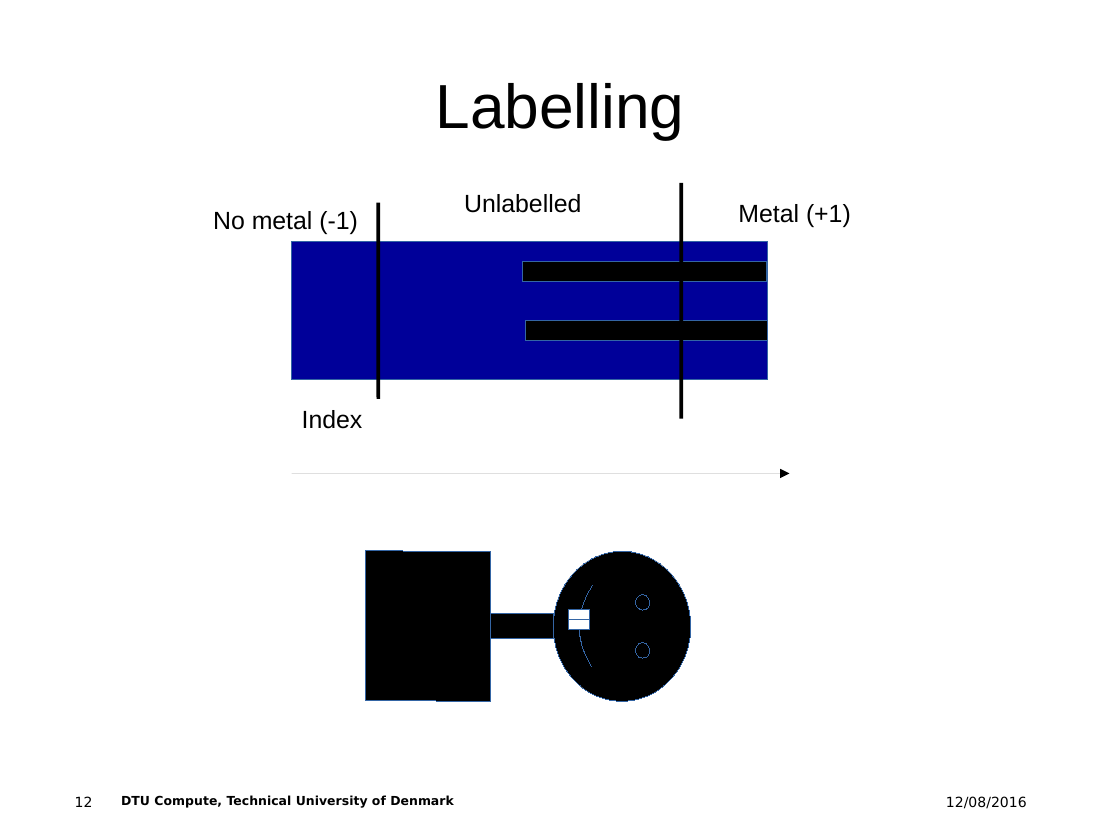
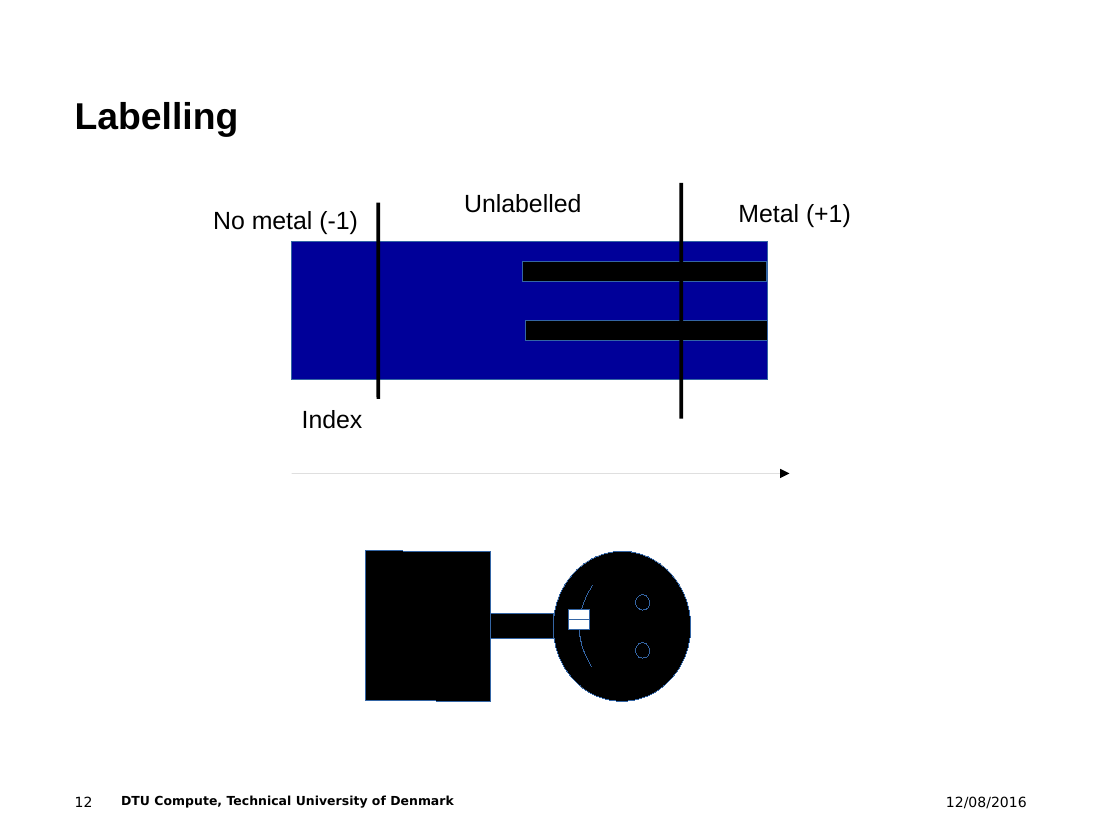
Before and after one commit to alcor-dtu/summer-school-2016, a slide deck: slide 12 of summer_school_presentation.pptx. Drawn at 1120x840 pixels with LibreOffice and Linux fonts; fonts in the diff are those of the drawing; background and template pictures are left out. Boxes give left, top, right and bottom in pixels: in the first picture for what was removed or moved away, otherwise in the second. Text is boxed around its words. In the diff, an @@ line names an element or a change of style, - is before the commit and + after.

```diff
--- a/summer_school_presentation.pptx
+++ b/summer_school_presentation.pptx
@@ title "Labelling": place and size @@
-title "Labelling" at (435, 83, 684, 139)
+title "Labelling" at (75, 102, 239, 136)
@@ title "Labelling" at (75, 102, 239, 136): size 40 to 24 pt, bold on; alignment centre to left; less space between paragraphs; vertical alignment middle to bottom @@
```
Also in this commit, not shown: 10 other slides changed.
